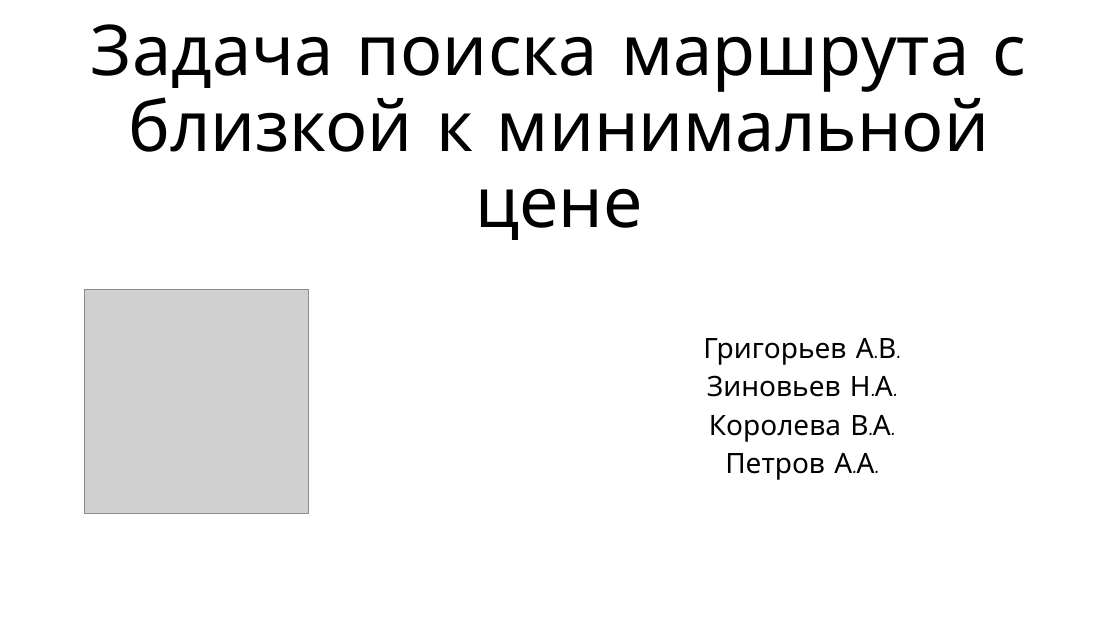
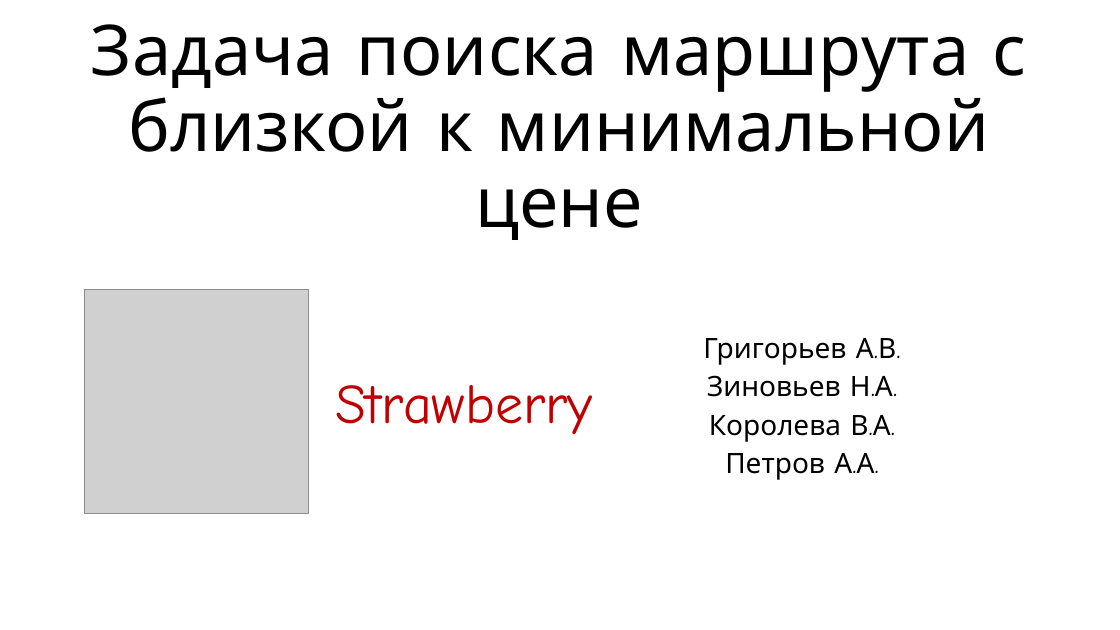
Before and after one commit to strawfill/ship, a slide deck: slide 1 of Оптимизация.pptx. Drawn at 1120x630 pixels with LibreOffice and Linux fonts; fonts in the diff are those of the drawing; grey boxes stand for pictures. Boxes give left, top, right and bottom in pixels: in the first picture for what was removed or moved away, otherwise in the second. Text is boxed around its words. In the diff, an @@ line names an element or a change of style, - is before the commit and + after.

```diff
--- a/Оптимизация.pptx
+++ b/Оптимизация.pptx
@@ text added at (335, 385, 593, 434), 48 pt, text #C00000 @@
+Strawberry
```
Also in this commit, not shown: 2 other slides changed, 4 slides added.
